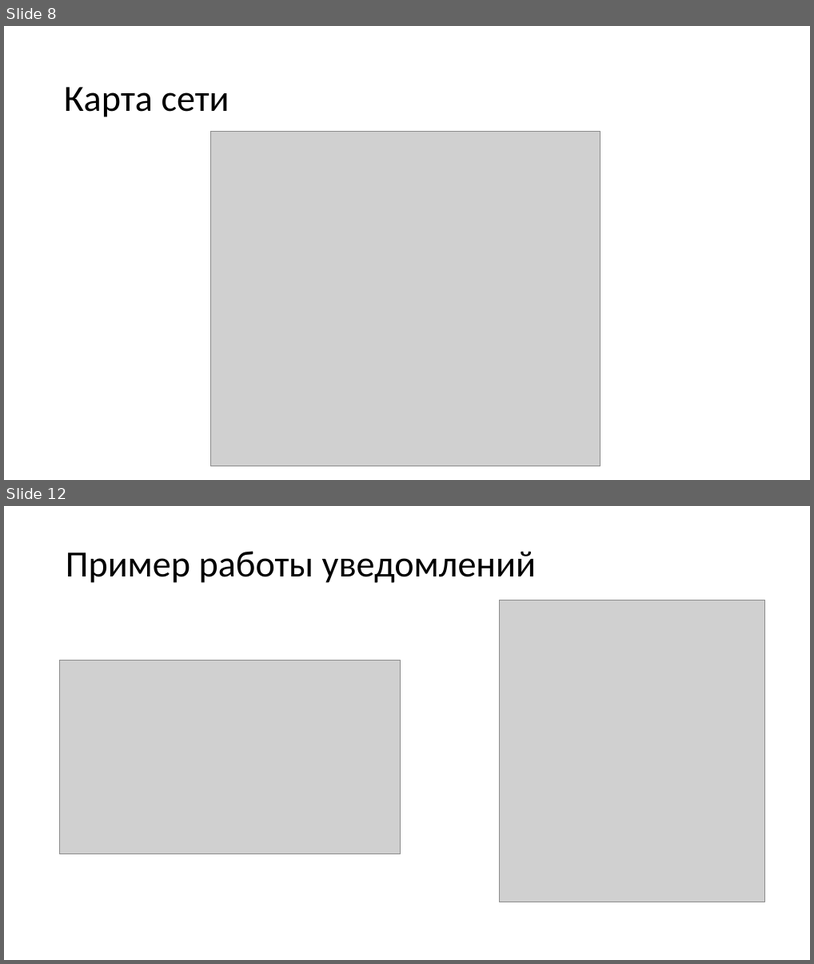
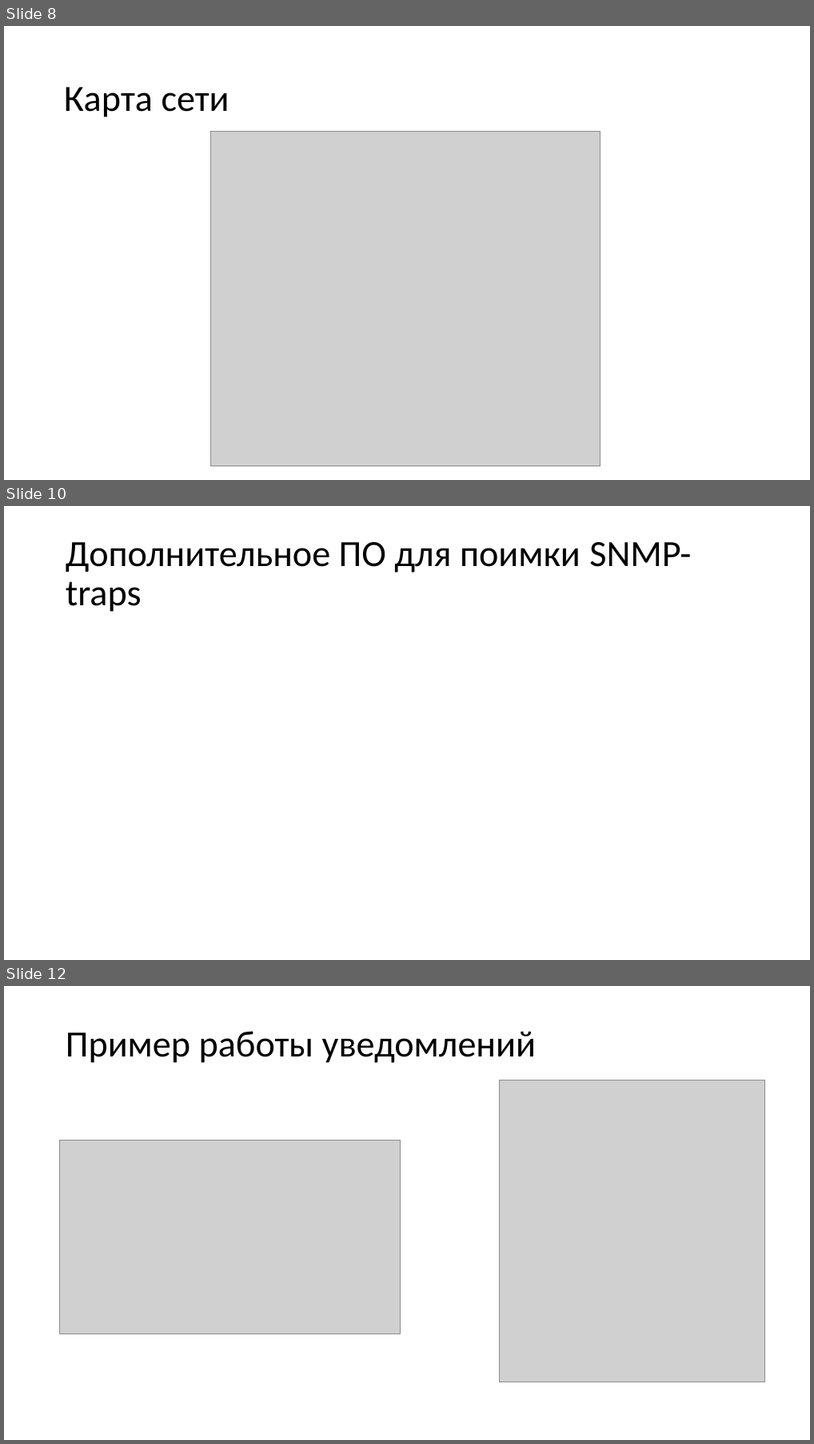
Before and after one commit to RanFog/VKR, a slide deck: Презентация к защите.pptx. Shown one above the other, each under a label of ours: slides 8 and 12 before the commit, slides 8, 10 and 12 after it; the slides between them are not shown. The pictures are 814x964 and 814x1444 pixels, drawn with LibreOffice and Linux fonts; fonts in the diff are those of the drawing; grey boxes stand for pictures; background and template pictures are left out. Boxes give left, top, right and bottom in pixels: in the first picture for what was removed or moved away, otherwise in the second. Text is boxed around its words. In the diff, an @@ line names an element or a change of style, - is before the commit and + after.

```diff
--- a/Презентация к защите.pptx
+++ b/Презентация к защите.pptx
@@ slide 10 added at box(4, 506, 810, 960), background picture (left out) @@
@@ title added at box(66, 542, 691, 612), 44 pt, text #000000 @@
+Дополнительное ПО для поимки SNMP-traps
```
Also in this commit, not shown: 5 slides changed, 1 slide removed, 10 other files.
